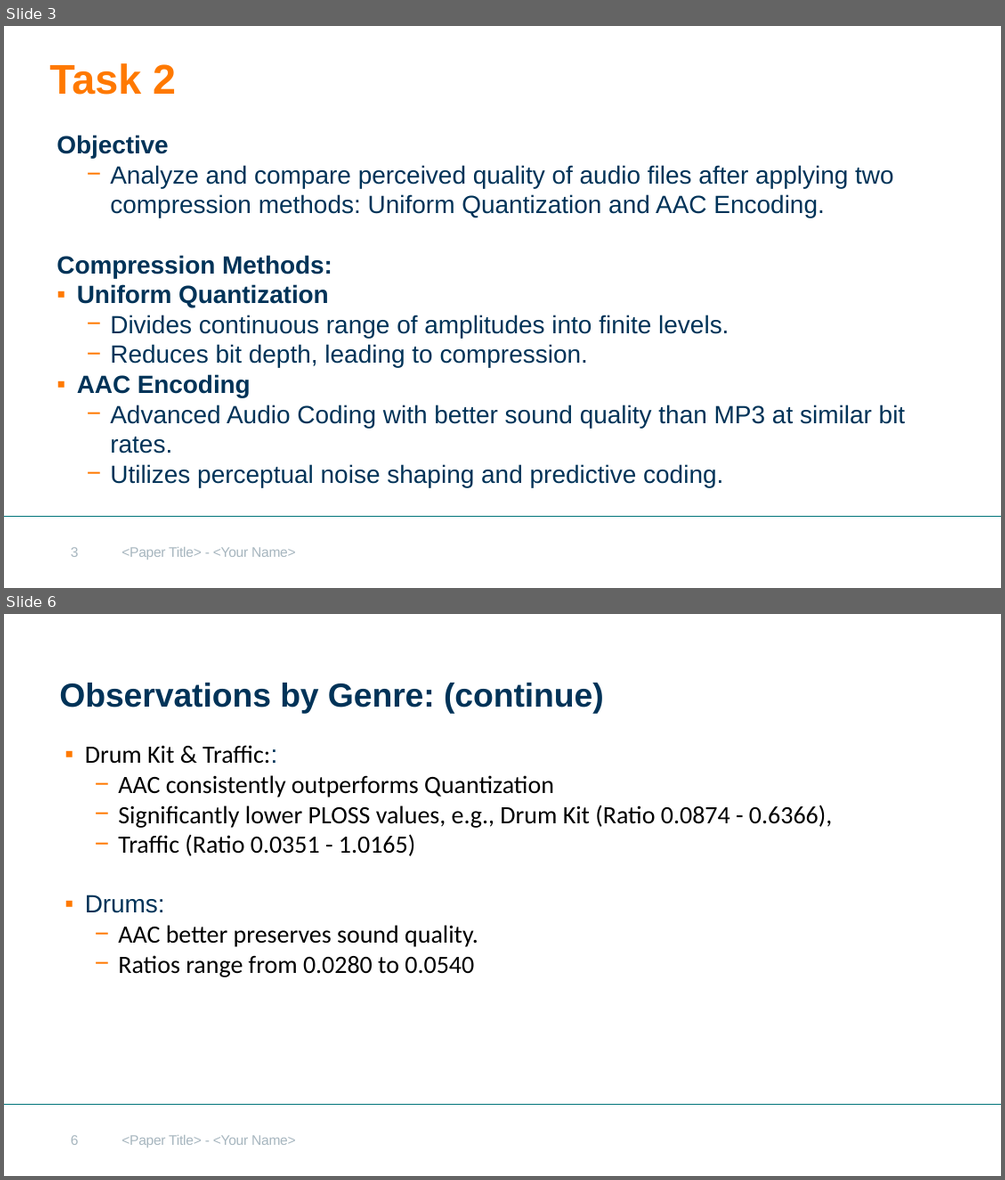
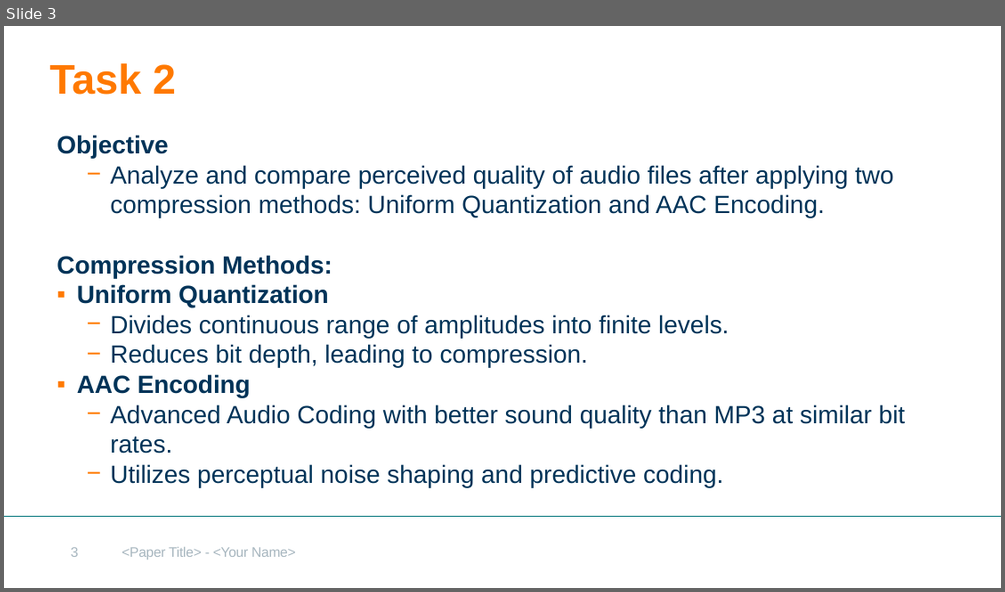
Before and after one commit to javvadasghar/MRSP_Seminar_Project_Group8, a slide deck: Project Presentation.pptx. Shown one above the other, each under a label of ours: slides 3 and 6 before the commit, slide 3 after it; the slides between them are not shown. The pictures are 1005x1180 and 1005x592 pixels, drawn with LibreOffice and Linux fonts; fonts in the diff are those of the drawing; background and template pictures are left out. Boxes give left, top, right and bottom in pixels: in the first picture for what was removed or moved away, otherwise in the second. Text is boxed around its words. In the diff, an @@ line names an element or a change of style, - is before the commit and + after.

```diff
--- a/Project Presentation.pptx
+++ b/Project Presentation.pptx
@@ slide 6 removed at box(4, 614, 1001, 1176), background #FFFFFF; not listed: 2 template elements that a slide beside it also shows @@
@@ text removed at box(59, 683, 604, 714) @@
-Observations by Genre: (continue)
@@ text removed at box(85, 745, 832, 977) @@
-▪ Drum Kit & Traffic::
-    − AAC consistently outperforms Quantization
-    − Significantly lower PLOSS values, e.g., Drum Kit (Ratio 0.0874 - 0.6366),
-    − Traffic (Ratio 0.0351 - 1.0165)
-▪ Drums:
-    − AAC better preserves sound quality.
-    − Ratios range from 0.0280 to 0.0540
@@ page number removed at box(71, 1135, 79, 1144) @@
-6
```
Also in this commit, not shown: 1 slide changed, 4 slides added, 3 other slides removed, 1 other file.
